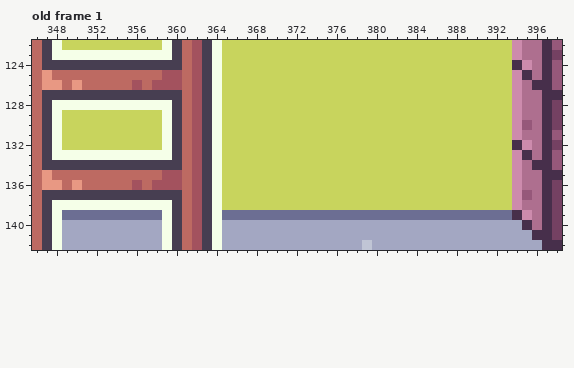
Pixel-art file, stored at Assets/Backgrounds/Overworld/Sewers.aseprite. Above is the file before it was changed.
419x180 pixels, 1 frame. Shown: old frame 1: x 346..398, y 122..142. The commit also changed other frames or places, which this record leaves out.
The same view after the edit:
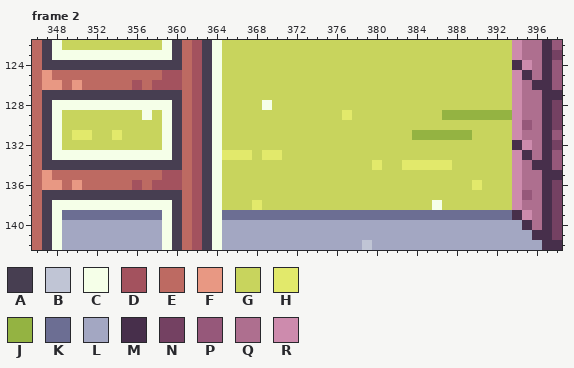
Palette (. is transparent): A #473e51  B #c0c5d5  C #f5ffe8  D #a3525e  E #bd6a62  F #e89883  G #c8d45d  H #e2e96b  J #94b342  K #6c6e93  L #a3a7c2  M #472f4b  N #744162  P #96587a  Q #ae6f8f  R #cd8bad
A new or re-ordered frame is compared with the old frame closest to it.
Changes in this commit:
frames 1 -> 3
layer "Layer 1" added
Frame 2 is new; against old frame 1, layer "Layer 1":
y 128: x 369 G -> C
y 129: x 357 G -> C; x 377 G -> H; x 387..393 GGGGGGG -> JJJJJJJ
y 131: x 350..351 GG -> HH; x 354 G -> H; x 384..389 GGGGGG -> JJJJJJ
y 133: x 365..367 GGG -> HHH; x 369..370 GG -> HH
y 134: x 380 G -> H; x 383..387 GGGGG -> HHHHH
y 136: x 390 G -> H
y 138: x 368 G -> H; x 386 G -> C
Where, in picture pixels (left, top, right, bottom), the same in both pictures:
changed: (222, 100, 282, 160)
changed: (72, 110, 152, 140)
changed: (342, 110, 352, 120)
changed: (372, 110, 512, 210)
changed: (252, 200, 262, 210)
